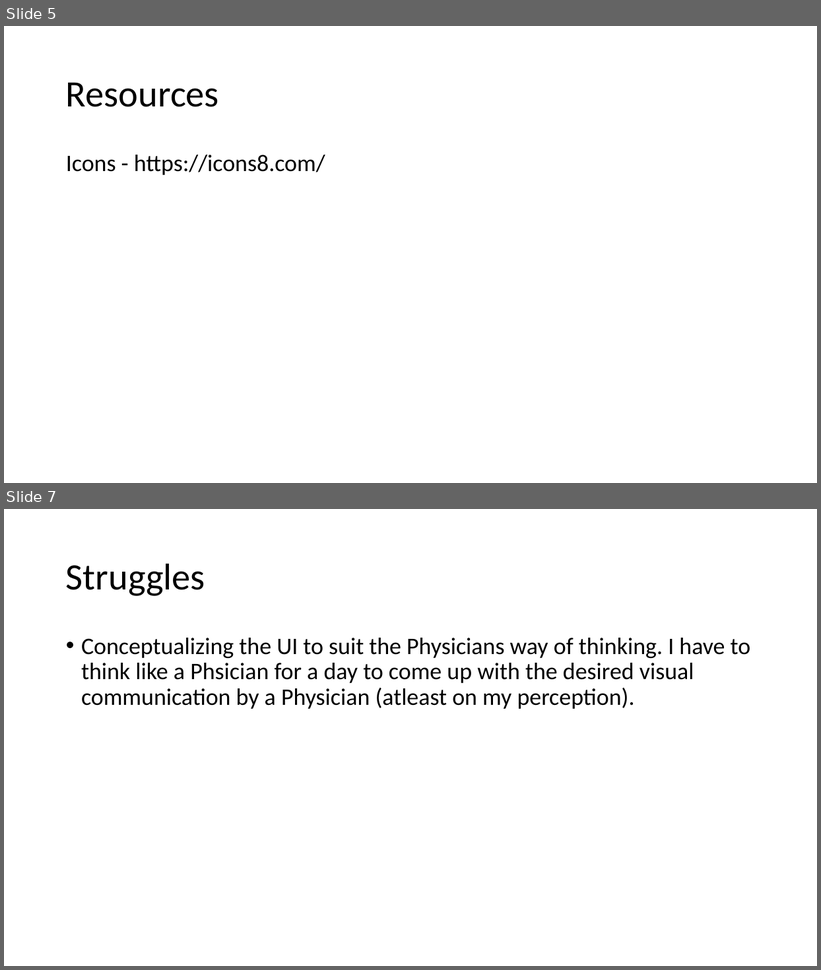
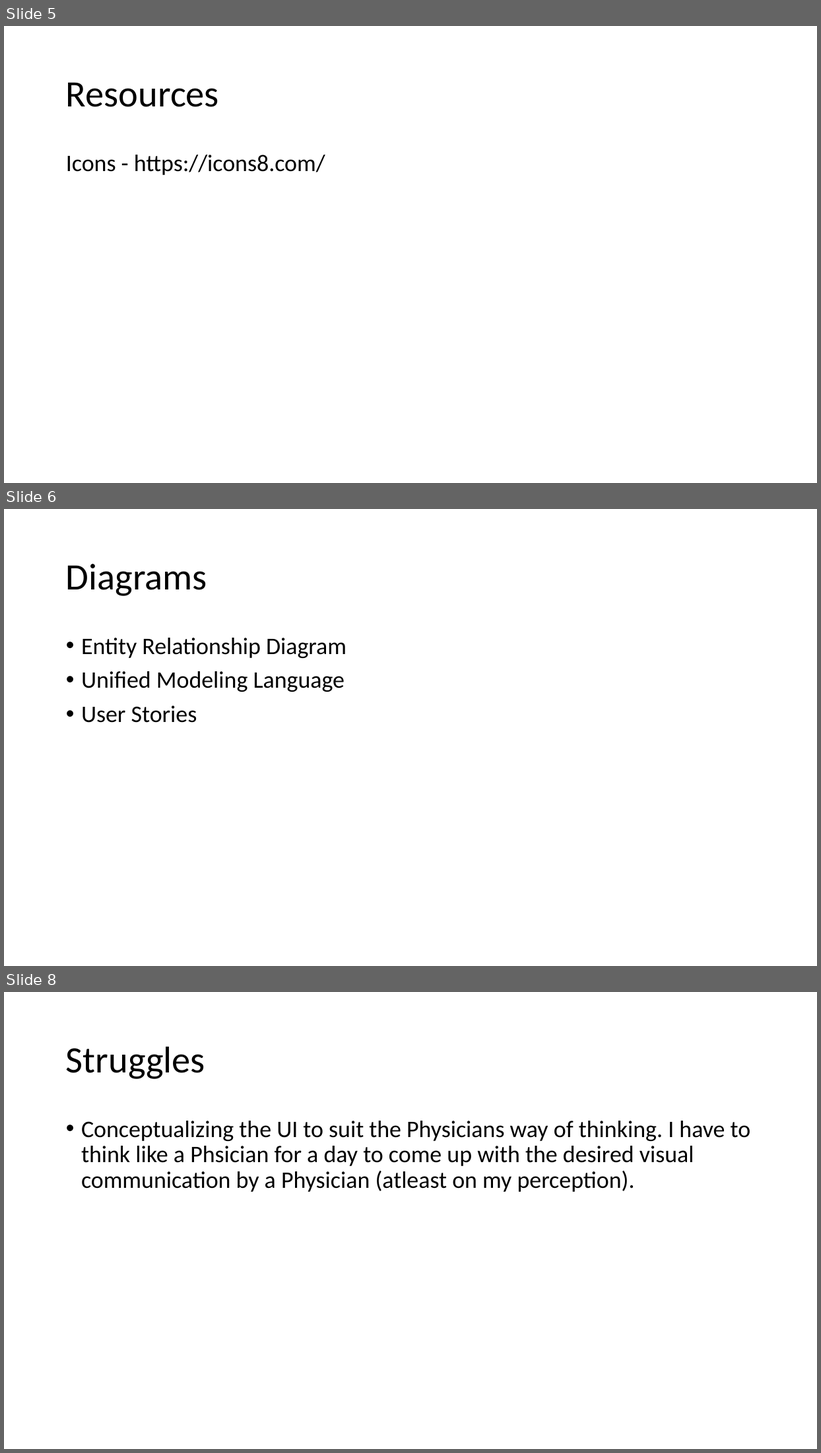
Before and after one commit to agtagaruma/portfolio001, a slide deck: p5-mern-app/presentationFiles/e-Prescribe app.pptx. Shown one above the other, each under a label of ours: slides 5 and 7 before the commit, slides 5, 6 and 8 after it; the slides between them are not shown. The pictures are 821x970 and 821x1453 pixels, drawn with LibreOffice and Linux fonts; fonts in the diff are those of the drawing. Boxes give left, top, right and bottom in pixels: in the first picture for what was removed or moved away, otherwise in the second. Text is boxed around its words. In the diff, an @@ line names an element or a change of style, - is before the commit and + after.

```diff
--- a/p5-mern-app/presentationFiles/e-Prescribe app.pptx
+++ b/p5-mern-app/presentationFiles/e-Prescribe app.pptx
@@ slide 6 added at box(4, 509, 817, 966), background #FFFFFF @@
@@ title added at box(66, 564, 207, 596), 44 pt, text #000000 @@
+Diagrams
@@ text added at box(81, 638, 347, 723), 28 pt, text #000000 @@
+• Entity Relationship Diagram
+• Unified Modeling Language
+• User Stories
@@ what was slide 7 is now slide 8 @@
```
Also in this commit, not shown: 4 other files.
